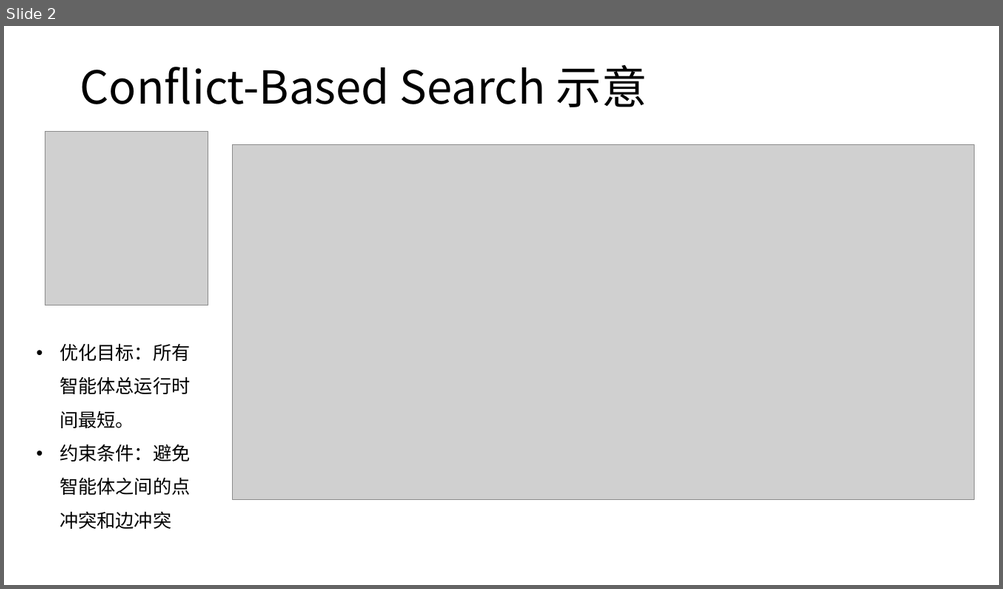
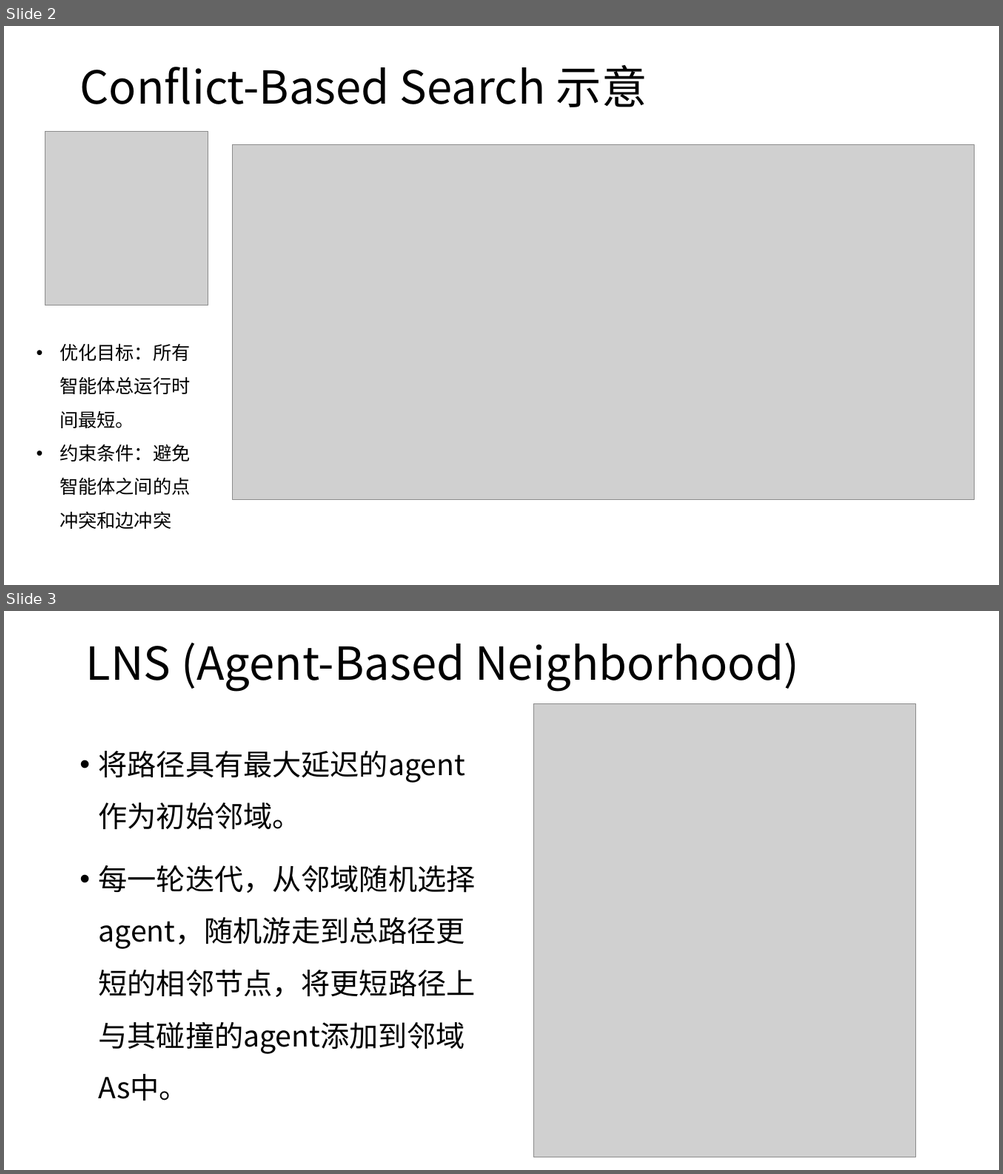
Before and after one commit to ssfc/npbenchmark, a slide deck: npbenchmark-main/MAPF/CBS-LNS.pptx. Shown one above the other, each under a label of ours: slide 2 before the commit, slides 2 and 3 after it. The pictures are 1003x589 and 1003x1174 pixels, drawn with LibreOffice and Linux fonts; fonts in the diff are those of the drawing; grey boxes stand for pictures. Boxes give left, top, right and bottom in pixels: in the first picture for what was removed or moved away, otherwise in the second. Text is boxed around its words. In the diff, an @@ line names an element or a change of style, - is before the commit and + after.

```diff
--- a/npbenchmark-main/MAPF/CBS-LNS.pptx
+++ b/npbenchmark-main/MAPF/CBS-LNS.pptx
@@ slide 3 added at (4, 611, 999, 1170), background #FFFFFF @@
@@ title added at (86, 643, 799, 692), 44 pt, text #000000 @@
+LNS (Agent-Based Neighborhood)
@@ picture added at (534, 704, 915, 1158) @@
@@ text added at (99, 751, 475, 1101), 28 pt, text #000000 @@
+• 将路径具有最大延迟的agent 作为初始邻域。
+• 每一轮迭代，从邻域随机选择agent，随机游走到总路径更短的相邻节点，将更短路径上与其碰撞的agent添加到邻域As中。
```
Also in this commit, not shown: 1 other slide added, 1 slide removed, 3 other files.
